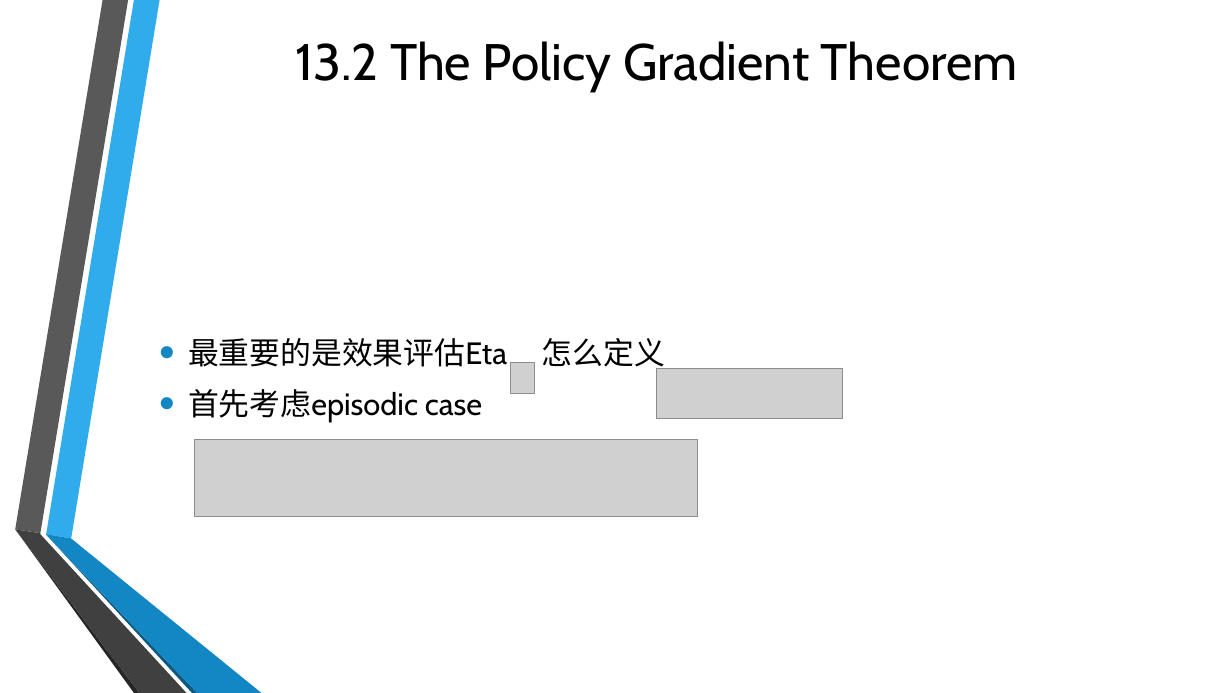
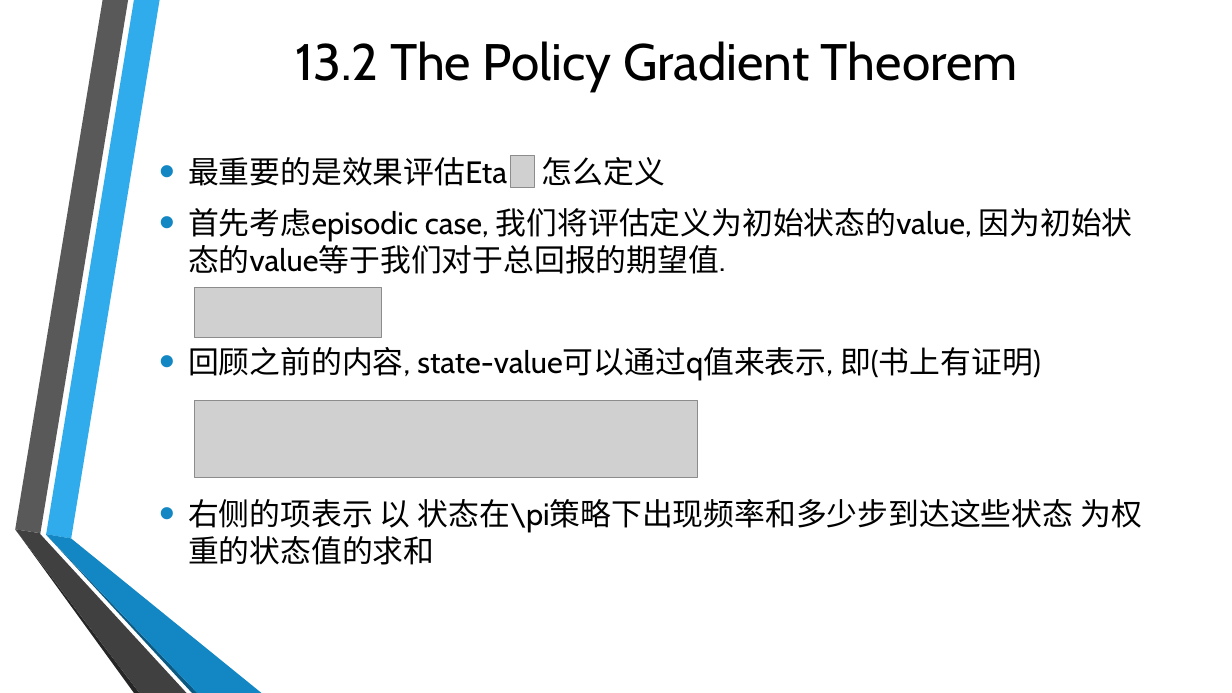
Before and after one commit to Seraphli/RLAIExercise, a slide deck: slide 5 of Chapter 13.pptx (slide 4 before the commit). Drawn at 1232x693 pixels with LibreOffice and Linux fonts; fonts in the diff are those of the drawing; grey boxes stand for pictures; background and template pictures are left out. Boxes give left, top, right and bottom in pixels: in the first picture for what was removed or moved away, otherwise in the second. Text is boxed around its words. In the diff, an @@ line names an element or a change of style, - is before the commit and + after.

Commit message:
update

```diff
--- a/Chapter 13.pptx
+++ b/Chapter 13.pptx
@@ text "最重要的是效果评估Eta 怎么定义": place and size @@
-text "最重要的是效果评估Eta 怎么定义" at [188,338,507,423]
+text "最重要的是效果评估Eta 怎么定义" at [188,157,1142,565]
@@ text "最重要的是效果评估Eta 怎么定义" at [188,157,1142,565]: vertical alignment middle to top @@
@@ picture: place and size @@
-picture at [511,362,535,394]
+picture at [511,155,535,187]
@@ text at [188,208,1142,565]: text changed @@
-• 首先考虑episodic case
+• 首先考虑episodic case, 我们将评估定义为初始状态的value, 因为初始状态的value等于我们对于总回报的期望值.
+• 回顾之前的内容, state-value可以通过q值来表示, 即(书上有证明)
+• 右侧的项表示 以 状态在\pi策略下出现频率和多少步到达这些状态 为权重的状态值的求和
@@ picture: place and size @@
-picture at [656,369,843,419]
+picture at [194,287,381,337]
@@ picture: place and size @@
-picture at [194,440,698,517]
+picture at [194,400,698,477]
```
Also in this commit, not shown: 2 other slides changed, 4 slides added.
